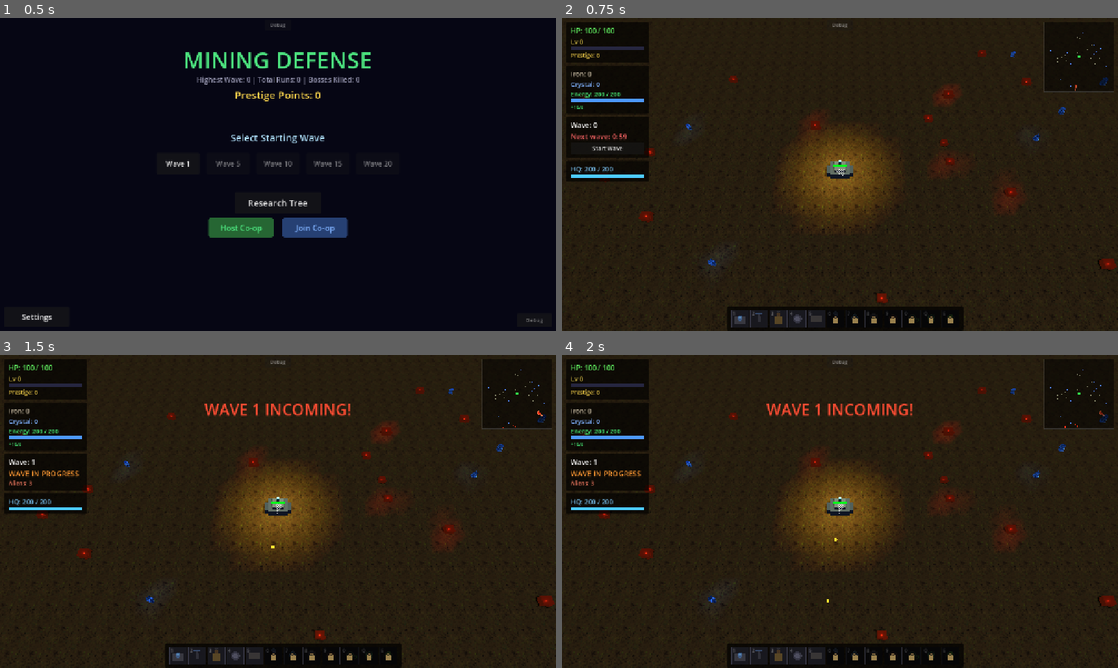
Above: before the commit, frames 1-4 (two rows, left to right).
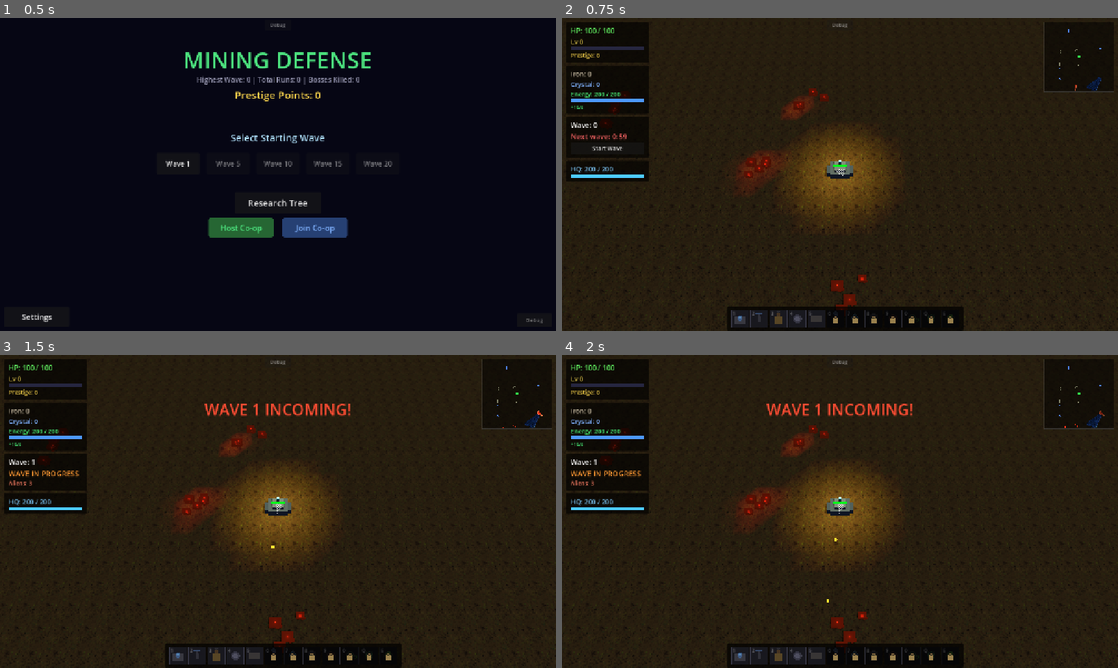
Above: after the commit, the same moments.

Repository: RubenTipparach/godot-sandbox
Game: Godot game, scene res://scenes/main.tscn
Same seed, same stepped clock (60 frames per second), same inputs: the game is played once before the commit and once after it.
Inputs:
- Up to frame 1 (0.5 s): no input
- Up to frame 2 (0.75 s): click "Wave 1" at 0.5 s
- Up to frame 3 (1.5 s): click "Start Wave" at 1.25 s
- Up to frame 4 (2 s): no input

Frame 1 is identical in both runs. In frame 2, 2.5% of the frame differs, in the area x 3-100%, y 3-94%; in frame 3, 2.5%; in frame 4, 2.5%.

Commit message:
added release

Diff:
--- a/godot-sandbox/scripts/main.gd
+++ b/godot-sandbox/scripts/main.gd
@@ -732,26 +732,35 @@
 	var resource_scene = load("res://scenes/resource_node.tscn")
 	var rng = RandomNumberGenerator.new()
 	rng.randomize()
-	for i in range(22):
-		var res = resource_scene.instantiate()
-		var a1 = rng.randf() * TAU
-		res.position = Vector3(cos(a1), 0, sin(a1)) * rng.randf_range(80, 700)
-		res.resource_type = "iron"
-		res.amount = rng.randi_range(8, 20)
-		res.net_id = next_net_id
-		resource_net_ids[next_net_id] = res
-		next_net_id += 1
-		resources_node.add_child(res)
-	for i in range(14):
-		var res = resource_scene.instantiate()
-		var a2 = rng.randf() * TAU
-		res.position = Vector3(cos(a2), 0, sin(a2)) * rng.randf_range(250, 900)
-		res.resource_type = "crystal"
-		res.amount = rng.randi_range(5, 15)
-		res.net_id = next_net_id
-		resource_net_ids[next_net_id] = res
-		next_net_id += 1
-		resources_node.add_child(res)
+
+	# Iron veins: 5 veins, 4-5 nodes each (~22 total), closer to center
+	_spawn_veins(resource_scene, rng, "iron", 5, 4, 5, 80, 600, 30, 60, 8, 20)
+
+	# Crystal veins: 4 veins, 3-4 nodes each (~14 total), further out
+	_spawn_veins(resource_scene, rng, "crystal", 4, 3, 4, 250, 850, 25, 50, 5, 15)
+
+
+func _spawn_veins(scene: PackedScene, rng: RandomNumberGenerator, type: String,
+		vein_count: int, min_per_vein: int, max_per_vein: int,
+		min_dist: float, max_dist: float, min_spread: float, max_spread: float,
+		min_amt: int, max_amt: int):
+	for _v in range(vein_count):
+		var angle = rng.randf() * TAU
+		var dist = rng.randf_range(min_dist, max_dist)
+		var center = Vector3(cos(angle), 0, sin(angle)) * dist
+		var count = rng.randi_range(min_per_vein, max_per_vein)
+		var spread = rng.randf_range(min_spread, max_spread)
+		for _n in range(count):
+			var res = scene.instantiate()
+			var offset_a = rng.randf() * TAU
+			var offset_d = rng.randf_range(0, spread)
+			res.position = center + Vector3(cos(offset_a), 0, sin(offset_a)) * offset_d
+			res.resource_type = type
+			res.amount = rng.randi_range(min_amt, max_amt)
+			res.net_id = next_net_id
+			resource_net_ids[next_net_id] = res
+			next_net_id += 1
+			resources_node.add_child(res)
 
 
 func _process(delta):
Not shown, changed: godot-sandbox/export_presets.cfg
Not shown, added: .github/workflows/release.yml
